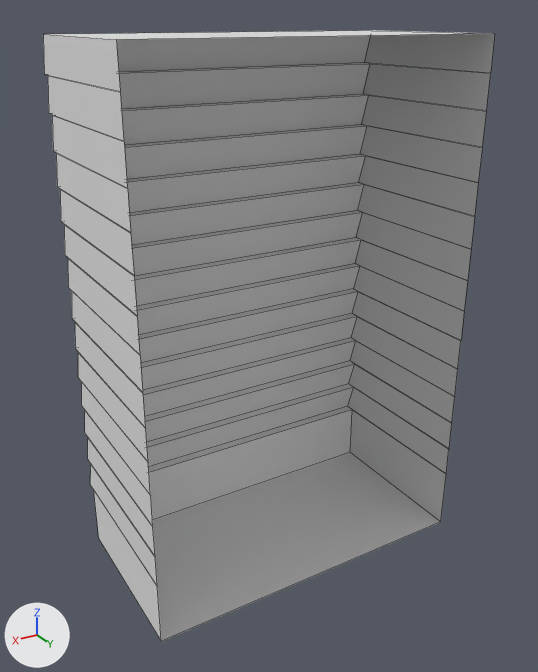
Before and after pictures for a commit that changed the FBX model Assets/02 Models/BuildingBlocks/BlockModels/Siding.fbx.
Both versions are drawn from a 50 mm camera at (1.033, 1.449, 1.541) aimed at (0.016, -0.246, 0.694). Every picture has the same lights, and +X, +Y and +Z are marked at lower left. Mesh edges are drawn as thin lines. Where no turn or scale is listed for an object, it has been applied to the vertices.

Before the edit, the objects in view are built like this:
```python
me_mesh = bpy.data.meshes.new('Mesh')
me_mesh.from_pydata(...)  # 120 vertices, 89 faces; spans x -0.5..0.5, y -0.53..0.0, z 0.0..1.5
ob_siding = bpy.data.objects.new('Siding', me_mesh)
ob_siding.location = (0.0, 0.0, 0.0)
```
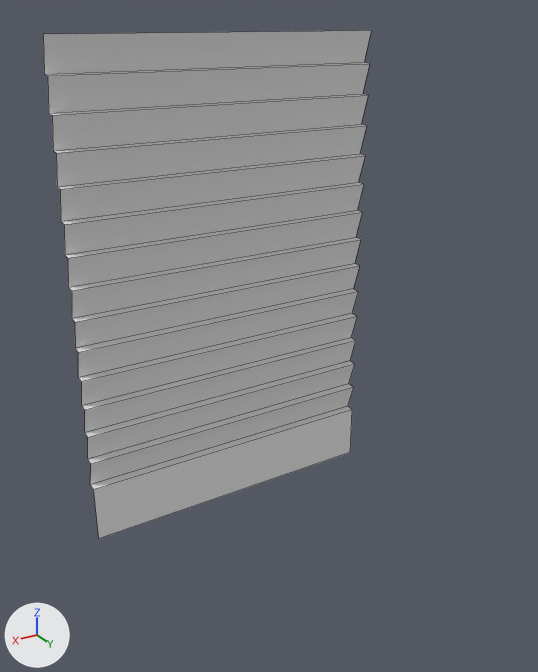
What changed in the scene script:
```text
Change me_mesh:
    used by ob_siding; location = (0.0, 0.0, 0.0)
    remove me_mesh.from_pydata(...)  # 120 vertices, 89 faces; spans x -0.5..0.5, y -0.53..0.0, z 0.0..1.5
    add me_mesh.from_pydata(...)  # 60 vertices, 29 faces; spans x -0.5..0.5, y -0.53..-0.5, z 0.0..1.5
    me_mesh part 1
    60 vertices are removed from x -0.5..0.5, y 0.0, z 0.0..1.5
    60 faces are deleted
```

Where the change shows, as pixel boxes (x1, y1, x2, y2) in the pictures (538 x 672 px):
'Siding', reshaped (27% narrower, 17% shorter)
    before: (43, 30, 495, 642)
    after: (43, 30, 371, 538)
part 1 of me_mesh, deleted
    before: (43, 30, 495, 642)
